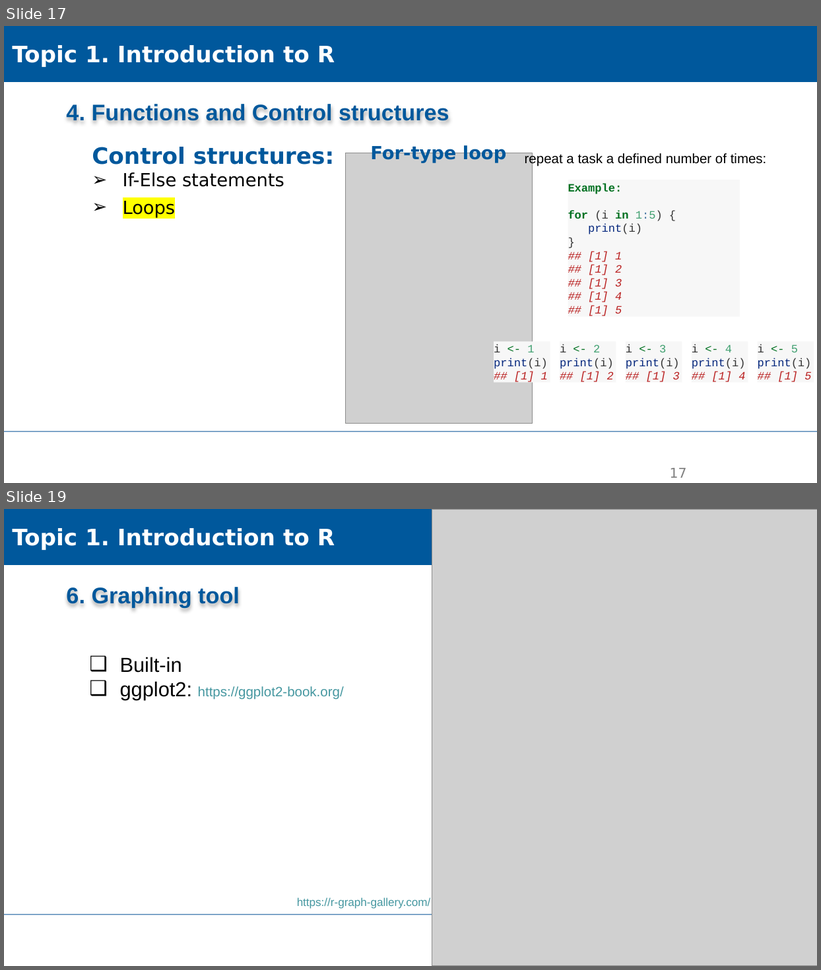
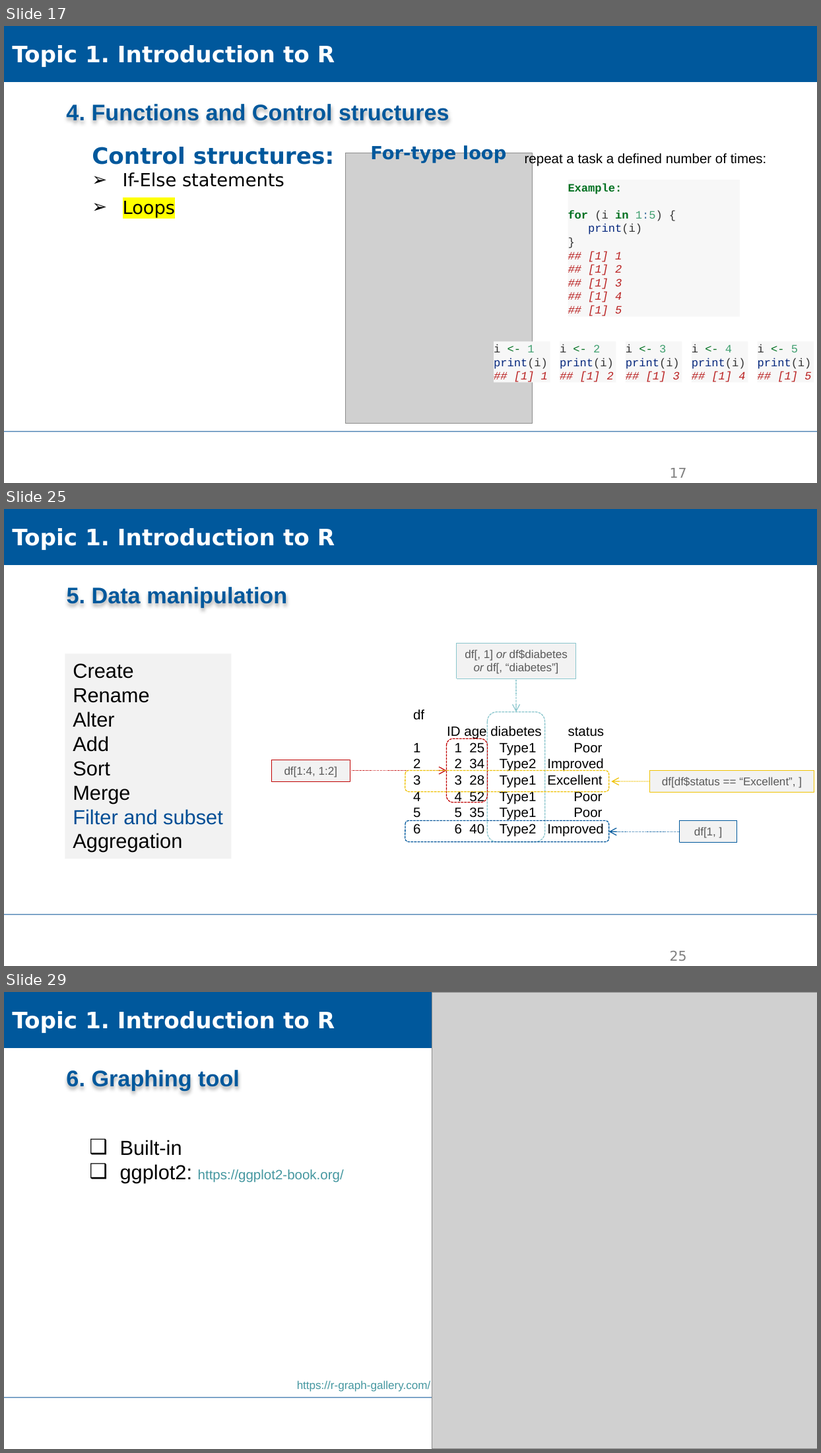
Before and after one commit to XiaoxiangGuanGFZ/FloodRiskSeminar, a slide deck: slides/FRS_exercise_R.pptx. Shown one above the other, each under a label of ours: slides 17 and 19 before the commit, slides 17, 25 and 29 after it; the slides between them are not shown. The pictures are 821x970 and 821x1453 pixels, drawn with LibreOffice and Linux fonts; fonts in the diff are those of the drawing; grey boxes stand for pictures; background and template pictures are left out. Boxes give left, top, right and bottom in pixels: in the first picture for what was removed or moved away, otherwise in the second. Text is boxed around its words. In the diff, an @@ line names an element or a change of style, - is before the commit and + after.

```diff
--- a/slides/FRS_exercise_R.pptx
+++ b/slides/FRS_exercise_R.pptx
@@ slide 25 added at [4,509,817,966], background #FFFFFF; not listed: 1 template element that a slide beside it also shows @@
@@ rectangle added at [4,509,817,565], fill #00589C, outline #00589C 0.75 pt, 20 pt, text #FFFFFF, bold @@
+Topic 1. Introduction to R
@@ text added at [67,586,287,608], 20 pt, text #00589C, bold @@
+5. Data manipulation
@@ rectangle added at [457,643,576,679], fill #F2F2F2, outline #8AC6CD 0.25 pt dashed, 10 pt, text #595959 @@
+df[, 1] or df$diabetes or df[, “diabetes”]
@@ rectangle added at [65,654,232,859], fill #F2F2F2, 18 pt, text #000000 @@
+Create
+Rename
+Alter
+Add
+Sort
+Merge
+Filter and subset
+Aggregation
@@ arrow added from (516, 678) to (516, 712), #8AC6CD 0.75 pt dashed @@
@@ text added at [413,710,605,837], 12 pt, text #000000 @@
+df
+ID age diabetes status
+1 1 25 Type1 Poor
+2 2 34 Type2 Improved
+3 3 28 Type1 Excellent
+4 4 52 Type1 Poor
+5 5 35 Type1 Poor
+6 6 40 Type2 Improved
@@ rounded rectangle added at [487,712,545,842], outline #8AC6CD 0.75 pt dashed @@
@@ rounded rectangle added at [446,739,487,803], outline #C00000 0.75 pt dashed @@
@@ rectangle added at [271,759,350,782], fill #F2F2F2, outline #C00000 0.25 pt dashed, 10 pt, text #595959 @@
+df[1:4, 1:2]
@@ arrow added from (350, 771) to (446, 771), #C00000 0.75 pt dashed @@
@@ rounded rectangle added at [405,771,609,792], outline #EFC203 0.75 pt dashed @@
@@ arrow added from (649, 782) to (611, 782), #EFC203 0.75 pt dashed @@
@@ rectangle added at [649,771,814,793], fill #F2F2F2, outline #EFC203 0.25 pt dashed, 10 pt, text #595959 @@
+df[df$status == “Excellent”, ]
@@ rounded rectangle added at [405,821,609,842], outline #00589C 0.75 pt dashed @@
@@ rectangle added at [680,821,737,843], fill #F2F2F2, outline #00589C 0.25 pt dashed, 10 pt, text #595959 @@
+df[1, ]
@@ arrow added from (680, 832) to (609, 832), #00589C 0.75 pt dashed @@
@@ page number added at [670,951,687,961], 12 pt, text #808080 @@
+25
@@ what was slide 19 is now slide 29 @@
```
Also in this commit, not shown: 2 slides changed, 9 other slides added, 3 other files.
